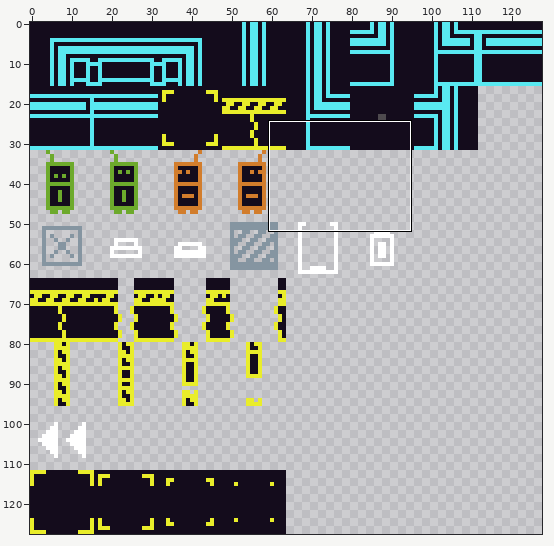
Pixel-art file -- assets/Sprite-0002.aseprite. Above, an overview of the earlier version with the close-up marked.
Close-up. Before the edit:
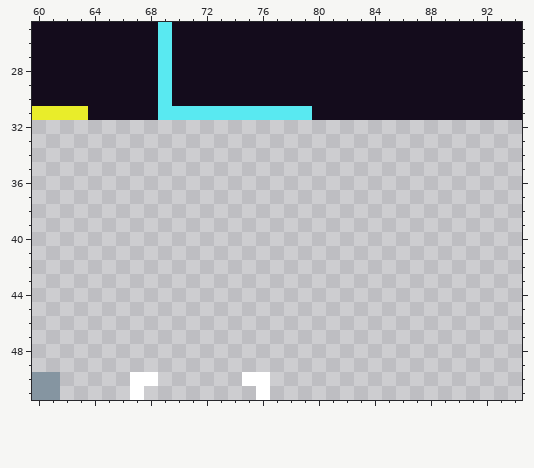
128x128 pixels, 1 frame. Shown: x 60..94, y 25..51.
The same view after the edit:
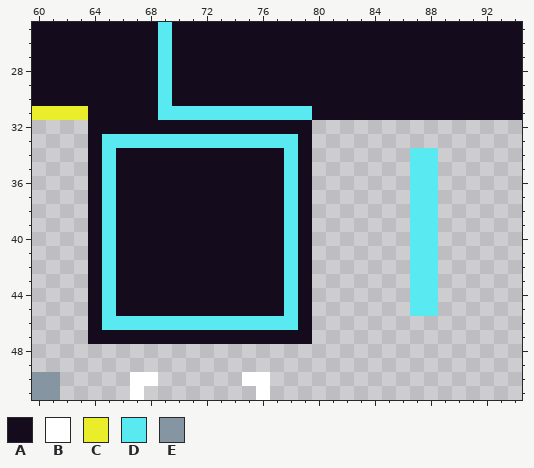
Palette (. is transparent): A #140c1c  B #ffffff  C #e9ed2a  D #59e9f1  E #8595a1
The edit:
The edit adds colour A in row 32 at x 64 to 79; in row 33 at x 64 and 79; in rows 34 to 45 at x 64, 66 to 77 and 79; in row 46 at x 64 and 79; in row 47 at x 64 to 79.
The edit adds colour D in row 33 at x 65 to 78; in rows 34 to 45 at x 65, 78 and 87 to 88; in row 46 at x 65 to 78.
Pixel boxes of the changes (left, top, right, bottom) in both close-ups:
added: (88, 120, 312, 344)
added: (410, 148, 438, 316)
